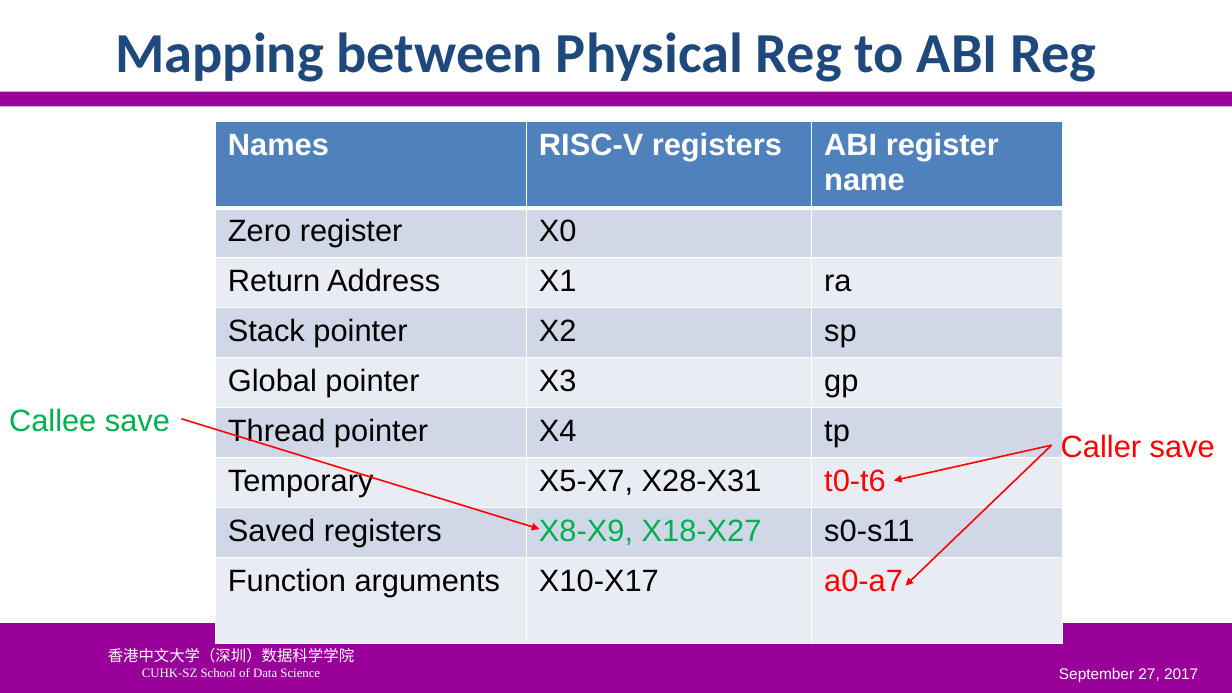
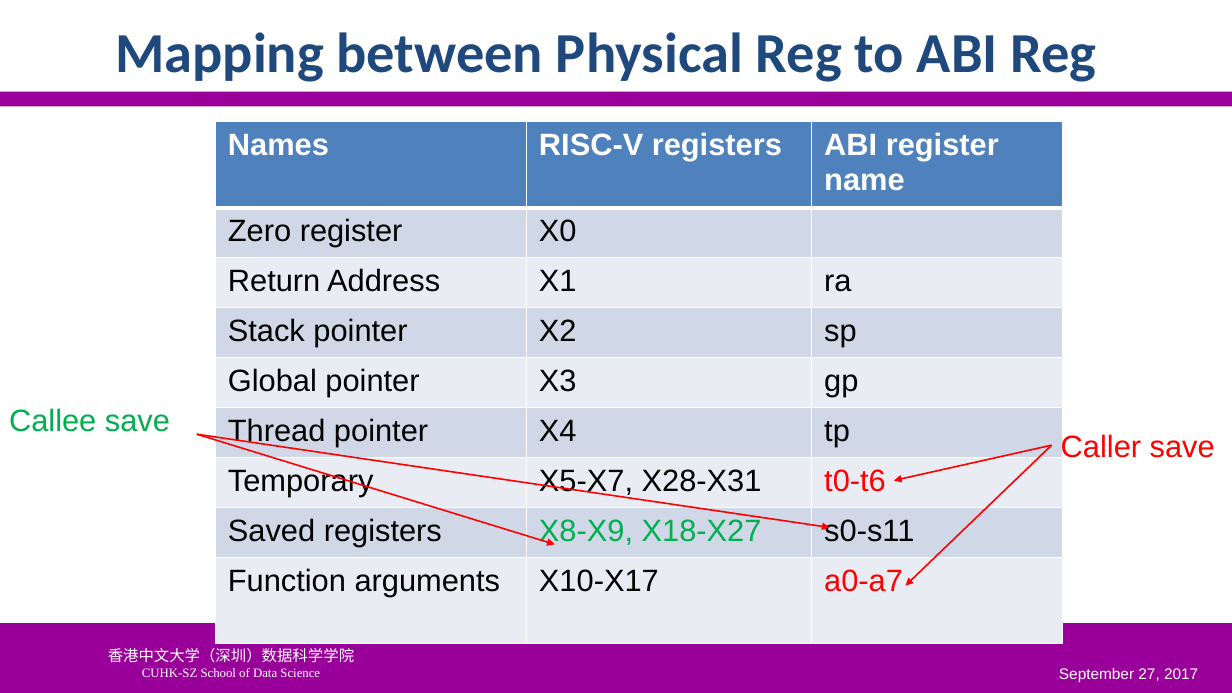
Before and after one commit to SUNCHAOYI923/CMU_CSAPP, a slide deck: slide 72 of slide/CA3060-3-ISA(2).pptx (slide 64 before the commit). Drawn at 1232x693 pixels with LibreOffice and Linux fonts; fonts in the diff are those of the drawing; background and template pictures are left out. Boxes give left, top, right and bottom in pixels: in the first picture for what was removed or moved away, otherwise in the second. Text is boxed around its words. In the diff, an @@ line names an element or a change of style, - is before the commit and + after.

```diff
--- a/slide/CA3060-3-ISA(2).pptx
+++ b/slide/CA3060-3-ISA(2).pptx
@@ arrow moved from (181, 419) - (540, 529) to (197, 434) - (830, 528) @@
@@ arrow added from (197, 434) to (555, 544), #FF0000 1.25 pt @@
```
Also in this commit, not shown: 8 other slides changed, 8 slides added, 3 other files.
